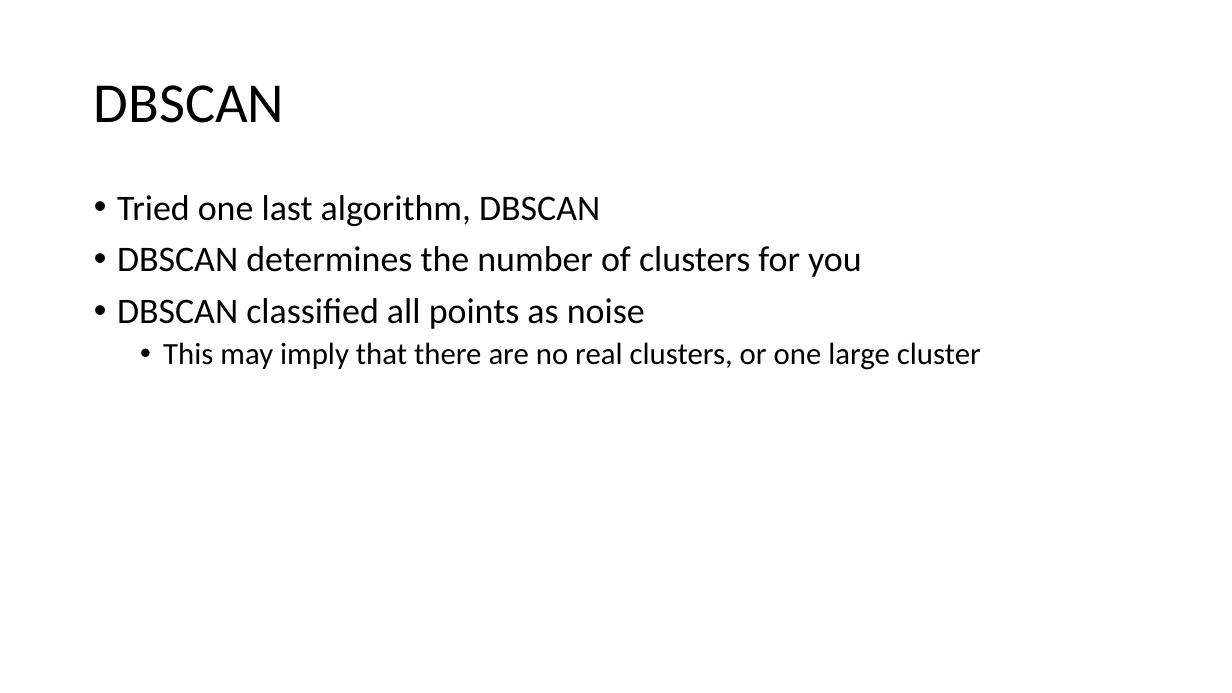
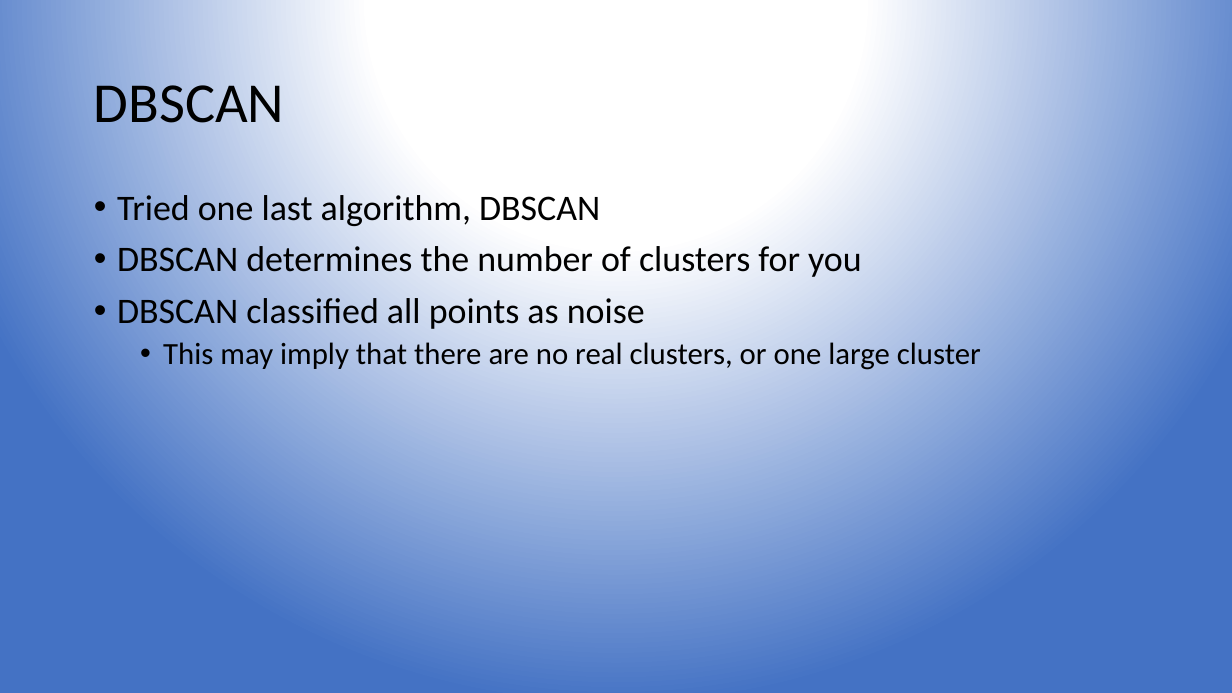
Before and after one commit to fagan2888/DataSci_Final_Project, a slide deck: slide 9 of Slides/Nipun Slides.pptx (slide 10 before the commit). Drawn at 1232x693 pixels with LibreOffice and Linux fonts; fonts in the diff are those of the drawing. Boxes give left, top, right and bottom in pixels: in the first picture for what was removed or moved away, otherwise in the second. Text is boxed around its words. In the diff, an @@ line names an element or a change of style, - is before the commit and + after.

```diff
--- a/Slides/Nipun Slides.pptx
+++ b/Slides/Nipun Slides.pptx
@@ background #FFFFFF to gradient #FFFFFF to #4472C4 @@
```
Also in this commit, not shown: 10 other slides changed, 1 slide added, 3 slides removed.
